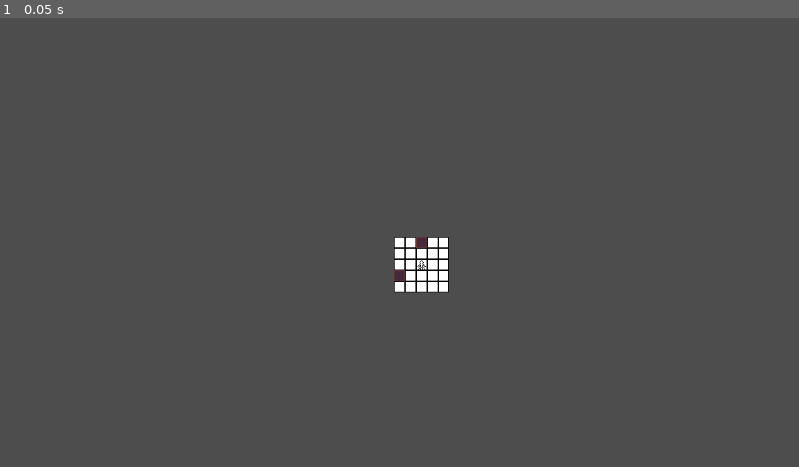
Above: before the commit, frame 1.
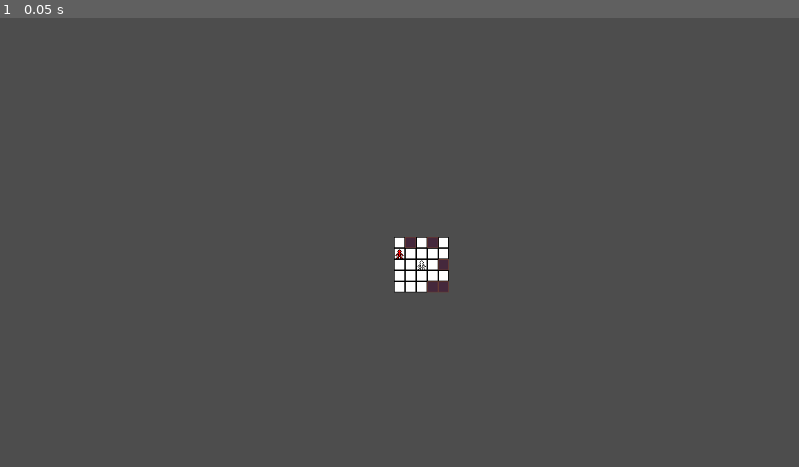
Above: after the commit, the same moment.

Repository: RW7231/Experimental-Game-V2-D-
Game: Godot game, scene res://Overworld.tscn
Same seed, same stepped clock (60 frames per second), same inputs: the game is played once before the commit and once after it.
Inputs:
- Up to frame 1 (0.05 s): no input

The runs differ from the first frame. In frame 1, 0.2% of the frame differs, in the area x 49-57%, y 48-62%.

Commit message:
Fixed enemy displacement
Players can also move diagonally

Diff:
--- a/Prefabs/enemy.tscn
+++ b/Prefabs/enemy.tscn
@@ -4,6 +4,6 @@
 [ext_resource type="Script" path="res://Scripts/enemy.gd" id="2_dujcw"]
 
 [node name="Enemy" type="Sprite2D"]
-position = Vector2(91.7845, 61)
+top_level = true
 texture = ExtResource("1_e4cmr")
 script = ExtResource("2_dujcw")
--- a/Prefabs/wall.tscn
+++ b/Prefabs/wall.tscn
@@ -3,5 +3,4 @@
 [ext_resource type="Texture2D" uid="uid://bxg0udkbaim6u" path="res://Assets/Wall.png" id="1_brje3"]
 
 [node name="Wall" type="Sprite2D"]
-position = Vector2(47.4052, 31)
 texture = ExtResource("1_brje3")
--- a/Scripts/OverworldMap.gd
+++ b/Scripts/OverworldMap.gd
@@ -4,6 +4,7 @@
 var GridObject = preload("res://Prefabs/grid_placeholder.tscn")
 var PlayerObject = preload("res://Prefabs/player.tscn")
 var WallObject = preload("res://Prefabs/wall.tscn")
+var EnemyObject = preload("res://Prefabs/enemy.tscn")
 
 var size = 5
 
@@ -34,6 +35,9 @@
 			# initialize the gridpiece
 			var gridpiece
 
+			# initialize enemies
+			var foe
+
 			# generate a random number between 0 and 99
 			# if it is less than 10, generate a wall, otherwise generate a blank space
 			if (randi() % 100) < 10:
@@ -46,6 +50,12 @@
 			else:
 				gridpiece = GridObject.instantiate()
 				worldGrid[i][j] = 0
+
+				if (randi() % 100) < 10:
+					foe = EnemyObject.instantiate()
+					foe.position = Vector2(i * 16, j * 16)
+					worldGrid[i][j] = 2
+					add_child(foe)
 
 			# from there, change its position in the world.
 			# grid pieces are 16x16 pixels in size, multiply i and j by that
--- a/Scripts/Player.gd
+++ b/Scripts/Player.gd
@@ -3,6 +3,11 @@
 var currentPosition = [2, 2]
 
 var map
+
+var health = 10
+var attack = 1
+var defense = 1
+var AC = 10
 
 # get_parent is a bad function that barely works half the time
 # I have to run it in _process to ensure that it actually gets the map
@@ -39,3 +44,27 @@
 		if map.checkPos(desiredPos):
 			currentPosition = desiredPos
 			self.position += Vector2(16, 0)
+
+	if event.is_action_pressed("UpLeft"):
+		var desiredPos = [currentPosition[0]-1, currentPosition[1]-1]
+		if map.checkPos(desiredPos):
+			currentPosition = desiredPos
+			self.position += Vector2(-16, -16)
+
+	if event.is_action_pressed("UpRight"):
+		var desiredPos = [currentPosition[0]+1, currentPosition[1]-1]
+		if map.checkPos(desiredPos):
+			currentPosition = desiredPos
+			self.position += Vector2(16, -16)
+
+	if event.is_action_pressed("DownLeft"):
+		var desiredPos = [currentPosition[0]-1, currentPosition[1]+1]
+		if map.checkPos(desiredPos):
+			currentPosition = desiredPos
+			self.position += Vector2(-16, 16)
+
+	if event.is_action_pressed("DownRight"):
+		var desiredPos = [currentPosition[0]+1, currentPosition[1]+1]
+		if map.checkPos(desiredPos):
+			currentPosition = desiredPos
+			self.position += Vector2(16, 16)
--- a/project.godot
+++ b/project.godot
@@ -19,26 +19,47 @@
 
 Left={
 "deadzone": 0.5,
-"events": [Object(InputEventKey,"resource_local_to_scene":fa …(140 unchanged characters)… d":false,"keycode":0,"physical_keycode":4194319,"key_label":0,"unicode":0,"echo":false,"script":null)
-, Object(InputEventKey,"resource_local_to_scene":false,"resource_name":"","device":-1,"window_id":0,"alt_pressed":false,"shift_pressed":false,"ctrl_pressed":false,"meta_pressed":false,"pressed":false,"keycode":0,"physical_keycode":65,"key_label":0,"unicode":97,"echo":false,"script":null)
+"events": [Object(InputEventKey,"resource_local_to_scene":fa …(140 unchanged characters)… d":false,"keycode":0,"physical_keycode":65,"key_label":0,"unicode":97,"echo":false,"script":null)
 ]
 }
 Right={
 "deadzone": 0.5,
-"events": [Object(InputEventKey,"resource_local_to_scene":fa …(140 unchanged characters)… d":false,"keycode":0,"physical_keycode":4194321,"key_label":0,"unicode":0,"echo":false,"script":null)
-, Object(InputEventKey,"resource_local_to_scene":false,"resource_name":"","device":-1,"window_id":0,"alt_pressed":false,"shift_pressed":false,"ctrl_pressed":false,"meta_pressed":false,"pressed":false,"keycode":0,"physical_keycode":68,"key_label":0,"unicode":100,"echo":false,"script":null)
+"events": [Object(InputEventKey,"resource_local_to_scene":fa …(140 unchanged characters)… d":false,"keycode":0,"physical_keycode":68,"key_label":0,"unicode":100,"echo":false,"script":null)
 ]
 }
 Up={
 "deadzone": 0.5,
-"events": [Object(InputEventKey,"resource_local_to_scene":fa …(140 unchanged characters)… d":false,"keycode":0,"physical_keycode":4194320,"key_label":0,"unicode":0,"echo":false,"script":null)
-, Object(InputEventKey,"resource_local_to_scene":false,"resource_name":"","device":-1,"window_id":0,"alt_pressed":false,"shift_pressed":false,"ctrl_pressed":false,"meta_pressed":false,"pressed":false,"keycode":0,"physical_keycode":87,"key_label":0,"unicode":119,"echo":false,"script":null)
+"events": [Object(InputEventKey,"resource_local_to_scene":fa …(140 unchanged characters)… d":false,"keycode":0,"physical_keycode":87,"key_label":0,"unicode":119,"echo":false,"script":null)
 ]
 }
 Down={
 "deadzone": 0.5,
-"events": [Object(InputEventKey,"resource_local_to_scene":fa …(140 unchanged characters)… d":false,"keycode":0,"physical_keycode":4194322,"key_label":0,"unicode":0,"echo":false,"script":null)
-, Object(InputEventKey,"resource_local_to_scene":false,"resource_name":"","device":-1,"window_id":0,"alt_pressed":false,"shift_pressed":false,"ctrl_pressed":false,"meta_pressed":false,"pressed":false,"keycode":0,"physical_keycode":83,"key_label":0,"unicode":115,"echo":false,"script":null)
+"events": [Object(InputEventKey,"resource_local_to_scene":fa …(140 unchanged characters)… d":false,"keycode":0,"physical_keycode":88,"key_label":0,"unicode":120,"echo":false,"script":null)
+]
+}
+UpLeft={
+"deadzone": 0.5,
+"events": [Object(InputEventKey,"resource_local_to_scene":false,"resource_name":"","device":-1,"window_id":0,"alt_pressed":false,"shift_pressed":false,"ctrl_pressed":false,"meta_pressed":false,"pressed":false,"keycode":0,"physical_keycode":81,"key_label":0,"unicode":113,"echo":false,"script":null)
+]
+}
+UpRight={
+"deadzone": 0.5,
+"events": [Object(InputEventKey,"resource_local_to_scene":false,"resource_name":"","device":-1,"window_id":0,"alt_pressed":false,"shift_pressed":false,"ctrl_pressed":false,"meta_pressed":false,"pressed":false,"keycode":0,"physical_keycode":69,"key_label":0,"unicode":101,"echo":false,"script":null)
+]
+}
+DownLeft={
+"deadzone": 0.5,
+"events": [Object(InputEventKey,"resource_local_to_scene":false,"resource_name":"","device":-1,"window_id":0,"alt_pressed":false,"shift_pressed":false,"ctrl_pressed":false,"meta_pressed":false,"pressed":false,"keycode":0,"physical_keycode":90,"key_label":0,"unicode":122,"echo":false,"script":null)
+]
+}
+DownRight={
+"deadzone": 0.5,
+"events": [Object(InputEventKey,"resource_local_to_scene":false,"resource_name":"","device":-1,"window_id":0,"alt_pressed":false,"shift_pressed":false,"ctrl_pressed":false,"meta_pressed":false,"pressed":false,"keycode":0,"physical_keycode":67,"key_label":0,"unicode":99,"echo":false,"script":null)
+]
+}
+Stay={
+"deadzone": 0.5,
+"events": [Object(InputEventKey,"resource_local_to_scene":false,"resource_name":"","device":-1,"window_id":0,"alt_pressed":false,"shift_pressed":false,"ctrl_pressed":false,"meta_pressed":false,"pressed":false,"keycode":0,"physical_keycode":83,"key_label":0,"unicode":115,"echo":false,"script":null)
 ]
 }
 
Binary file added: Assets/MoveDir.aseprite
Binary file added: Assets/MoveDir.png
Not shown, added: Assets/MoveDir.png.import
